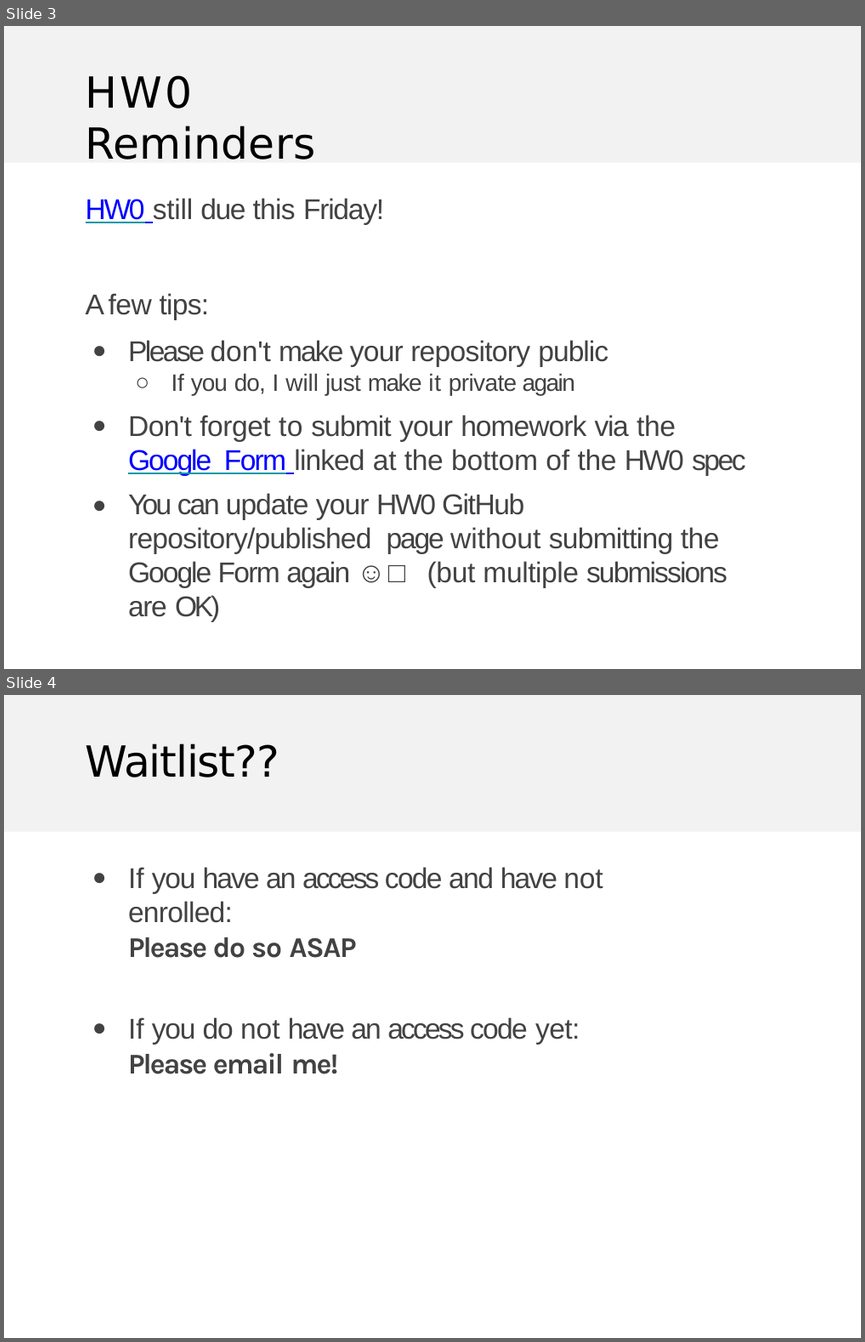
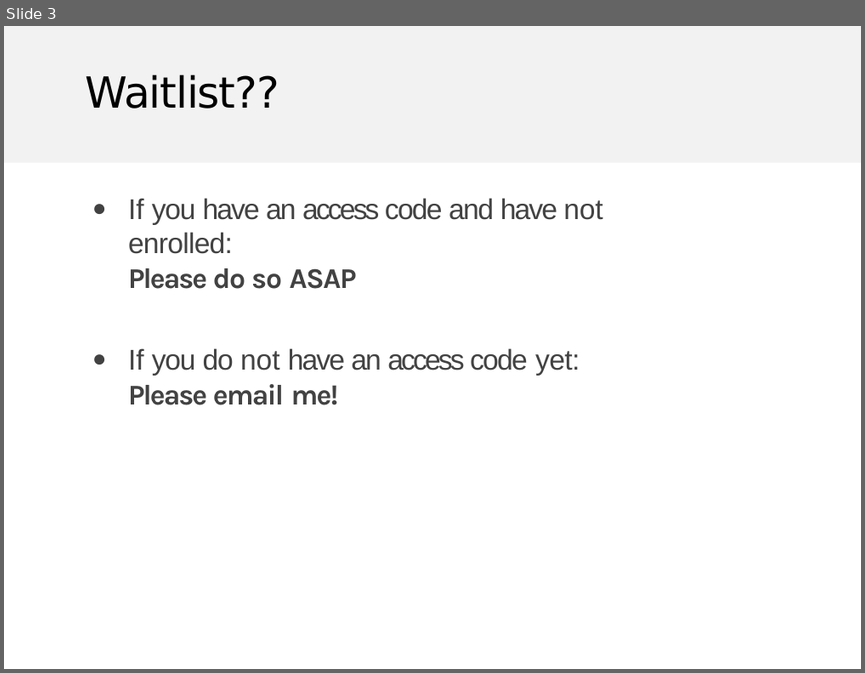
Before and after one commit to Creativity-Group-Gh/CG-UENR-19-Website, a slide deck: public/lectures/lecture02-converted.pptx. Shown one above the other, each under a label of ours: slides 3 and 4 before the commit, slide 3 after it. The pictures are 865x1342 and 865x673 pixels, drawn with LibreOffice and Linux fonts; fonts in the diff are those of the drawing. Boxes give left, top, right and bottom in pixels: in the first picture for what was removed or moved away, otherwise in the second. Text is boxed around its words. In the diff, an @@ line names an element or a change of style, - is before the commit and + after.

```diff
--- a/public/lectures/lecture02-converted.pptx
+++ b/public/lectures/lecture02-converted.pptx
@@ slide 3 removed at [4,26,861,669], background #FFFFFF; not listed: 1 template element that a slide beside it also shows @@
@@ title removed at [86,75,316,159] @@
-HW0 Reminders
@@ text removed at [86,198,746,588] @@
-HW0 still due this Friday!
-A few tips:
-● Please don't make your repository public
-  ○ If you do, I will just make it private again
-● Don't forget to submit your homework via the Google Form linked at the bottom of the HW0 spec
-● You can update your HW0 GitHub repository/published page without submitting the Google Form again ☺□ (but multiple submissions are OK)
@@ what was slide 4 is now slide 3 @@
```
Also in this commit, not shown: 7 slides changed, 1 other file.
